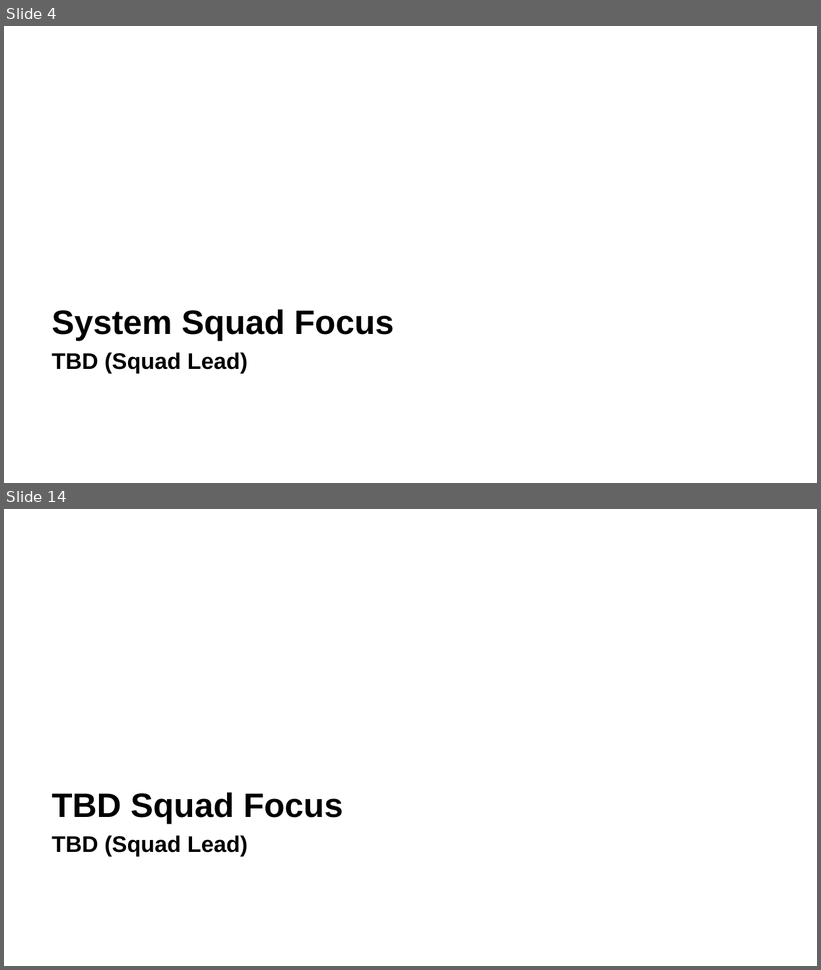
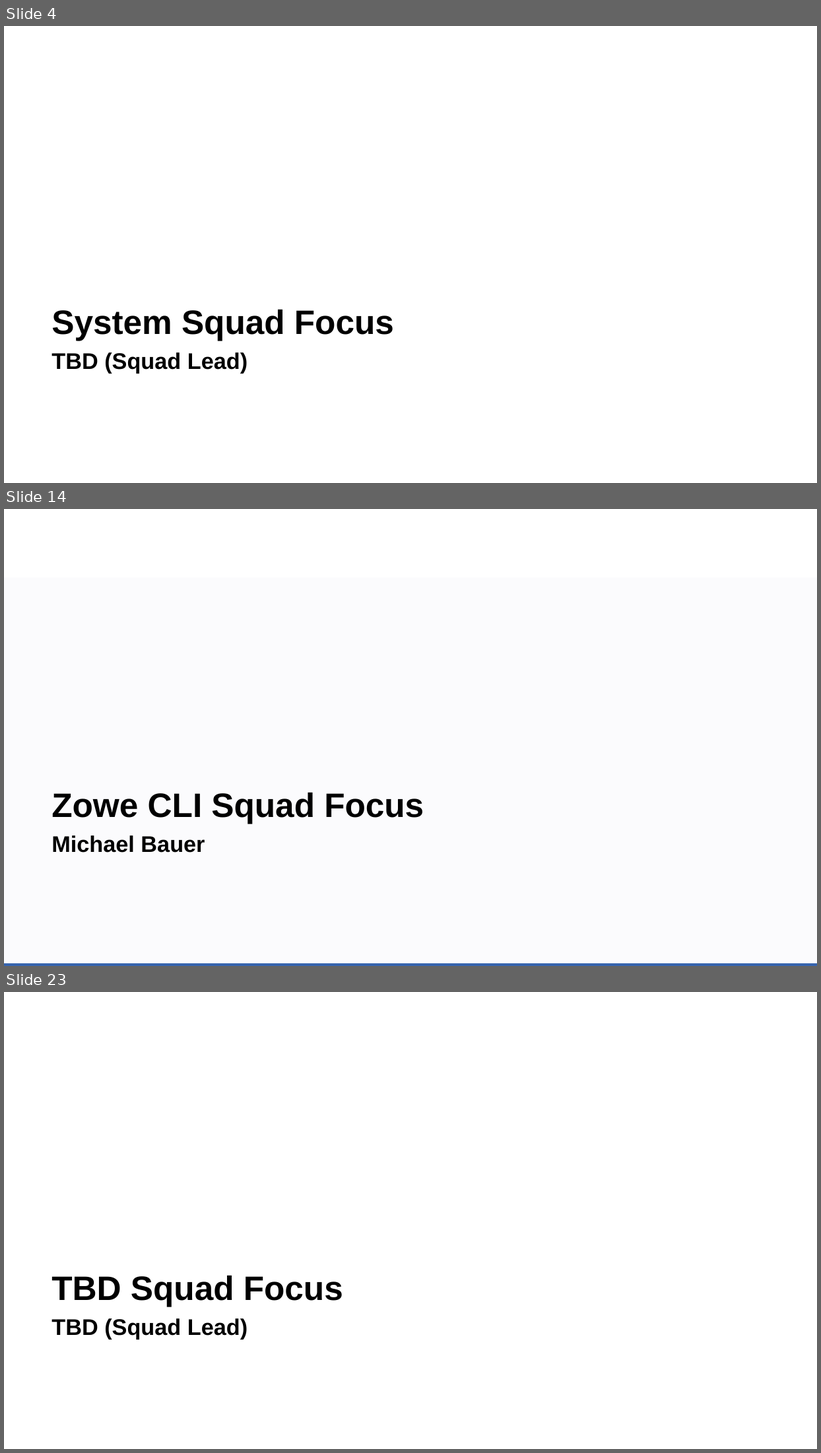
Before and after one commit to zowe/community, a slide deck: Project Management/PI Planning/20PI4 Planning/Zowe Community Squad Focus for 20PI4.pptx. Shown one above the other, each under a label of ours: slides 4 and 14 before the commit, slides 4, 14 and 23 after it; the slides between them are not shown. The pictures are 821x970 and 821x1453 pixels, drawn with LibreOffice and Linux fonts; fonts in the diff are those of the drawing; background and template pictures are left out. Boxes give left, top, right and bottom in pixels: in the first picture for what was removed or moved away, otherwise in the second. Text is boxed around its words. In the diff, an @@ line names an element or a change of style, - is before the commit and + after.

Commit message:
Add CLI and Onboarding Squad Proposed Objectives

```diff
--- a/Project Management/PI Planning/20PI4 Planning/Zowe Community Squad Focus for 20PI4.pptx
+++ b/Project Management/PI Planning/20PI4 Planning/Zowe Community Squad Focus for 20PI4.pptx
@@ slide 14 added at <box>4,509,817,966</box>, background #FFFFFF @@
@@ rectangle added at <box>4,577,817,966</box>, fill #3664AD at 2% opacity @@
@@ text added at <box>52,792,424,853</box>, 30 pt, text #000000, bold @@
+Zowe CLI Squad Focus
+Michael Bauer
@@ rectangle added at <box>4,964,817,966</box>, fill #3664AD @@
@@ what was slide 14 is now slide 23 @@
```
Also in this commit, not shown: 11 slides changed, 8 other slides added.
